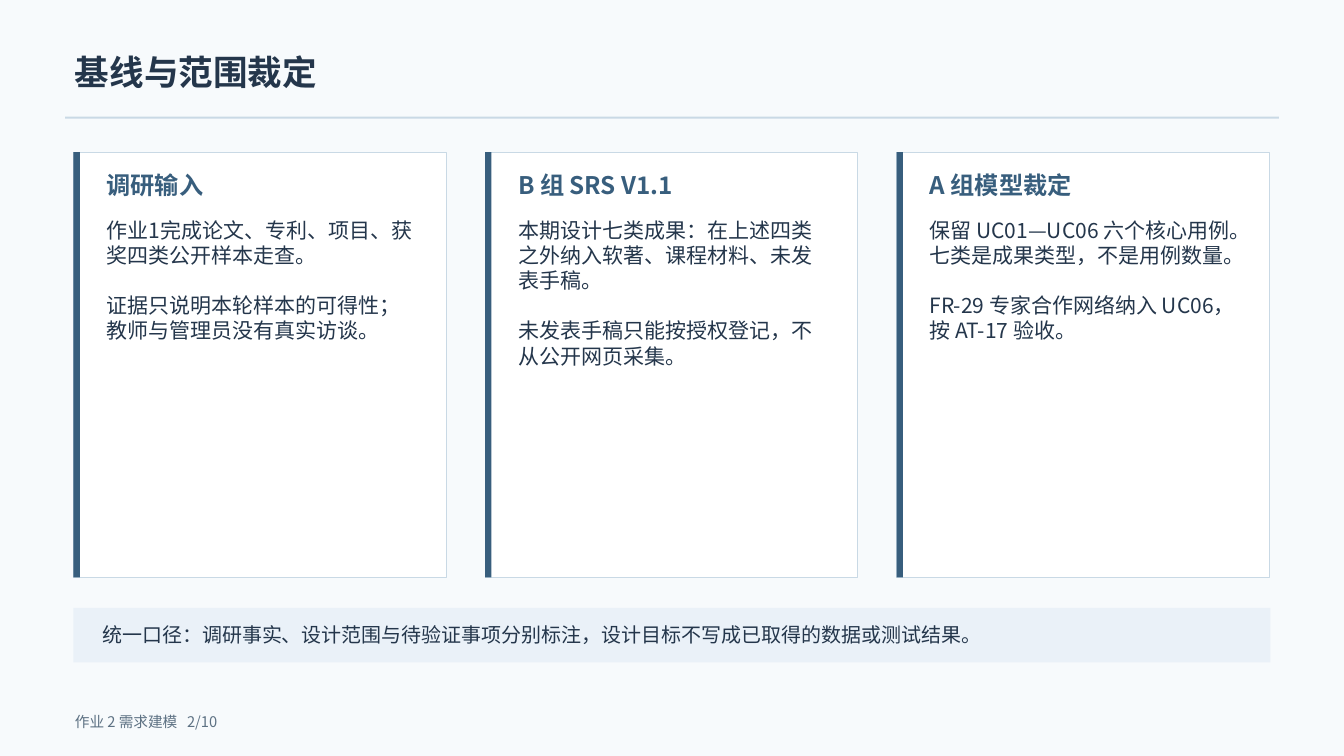
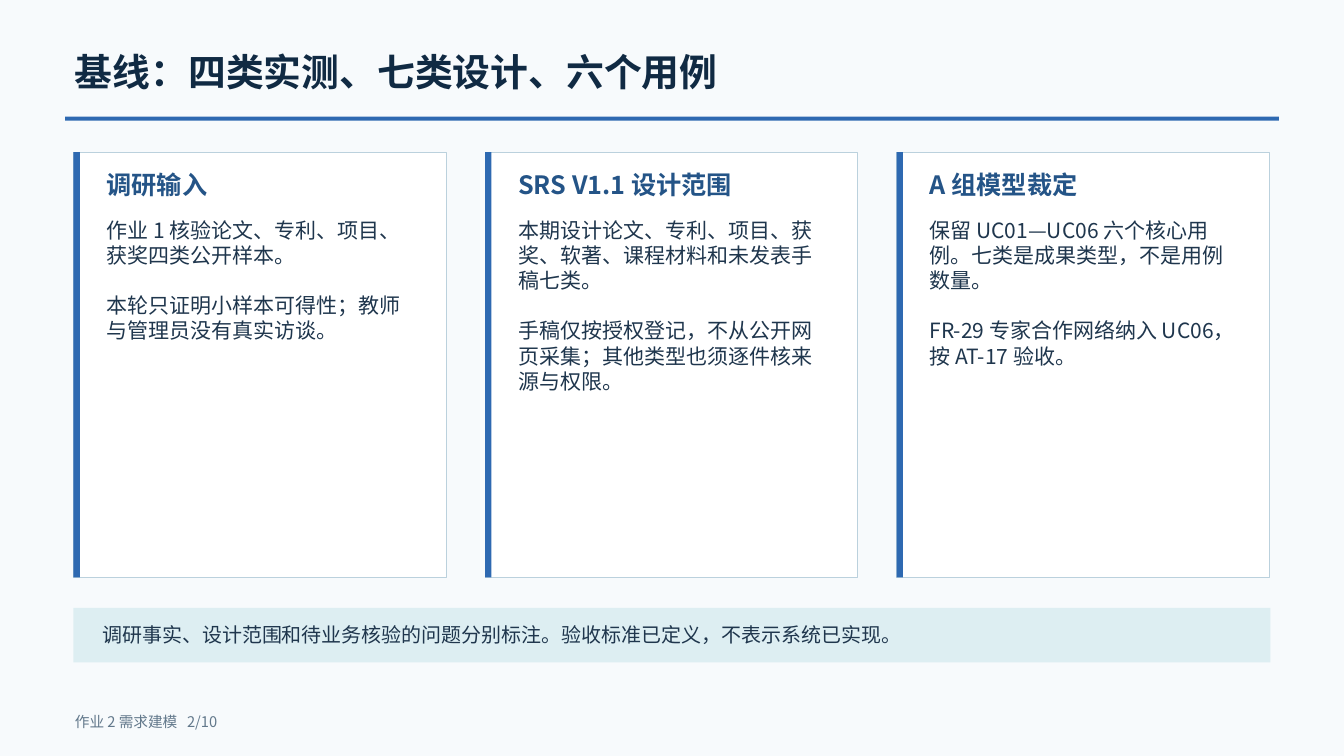
Before and after one commit to retepa1676767/ScholarShare, a slide deck: slide 2 of docs/需求建模/提交版/作业2-学术成果分享平台-需求建模汇报.pptx. Drawn at 1344x756 pixels with LibreOffice and Linux fonts; fonts in the diff are those of the drawing. Boxes give left, top, right and bottom in pixels: in the first picture for what was removed or moved away, otherwise in the second. Text is boxed around its words. In the diff, an @@ line names an element or a change of style, - is before the commit and + after.

```diff
--- a/docs/需求建模/提交版/作业2-学术成果分享平台-需求建模汇报.pptx
+++ b/docs/需求建模/提交版/作业2-学术成果分享平台-需求建模汇报.pptx
@@ text at [75, 53, 718, 90]: text changed; size 24.8 to 27 pt; text colour #24364B to #102A43 @@
-基线与范围裁定
+基线：四类实测、七类设计、六个用例
@@ rectangle at [66, 117, 1279, 121]: fill #C9D9E5 to #2E69B1 @@
@@ text "调研输入" at [107, 172, 208, 197]: size 17.2 to 18 pt, text colour #385E7D to #245487 @@
@@ text at [518, 172, 732, 197]: text changed; size 17.2 to 18 pt; text colour #385E7D to #245487 @@
-B 组 SRS V1.1
+SRS V1.1 设计范围
@@ outline #C9D9E5 0.75 pt to #BBD1DD 0.75 pt in 3 elements at [74, 152, 447, 578], [485, 152, 858, 578], [897, 152, 1270, 578] @@
@@ fill #385E7D to #2E69B1 in 3 elements at [74, 152, 80, 578], [485, 152, 491, 578], [897, 152, 903, 578] @@
@@ text "A 组模型裁定" at [930, 172, 1078, 196]: size 17.2 to 18 pt, text colour #385E7D to #245487 @@
@@ text at [107, 220, 401, 340]: text changed; text colour #24364B to #1F364D @@
-作业1完成论文、专利、项目、获奖四类公开样本走查。
-证据只说明本轮样本的可得性；教师与管理员没有真实访谈。
+作业 1 核验论文、专利、项目、获奖四类公开样本。
+本轮只证明小样本可得性；教师与管理员没有真实访谈。
@@ text at [518, 220, 812, 391]: text changed; text colour #24364B to #1F364D @@
-本期设计七类成果：在上述四类之外纳入软著、课程材料、未发表手稿。
-未发表手稿只能按授权登记，不从公开网页采集。
+本期设计论文、专利、项目、获奖、软著、课程材料和未发表手稿七类。
+手稿仅按授权登记，不从公开网页采集；其他类型也须逐件核来源与权限。
@@ text "保留 UC01—UC06 六个核心用例。七类是成果类型，不是用例数量。" at [930, 220, 1235, 366]: text colour #24364B to #1F364D @@
@@ rectangle at [74, 608, 1271, 662]: fill #EAF1F8 to #DDEEF2 @@
@@ text at [102, 625, 901, 644]: text changed; text colour #24364B to #1F364D @@
-统一口径：调研事实、设计范围与待验证事项分别标注，设计目标不写成已取得的数据或测试结果。
+调研事实、设计范围和待业务核验的问题分别标注。验收标准已定义，不表示系统已实现。
```
Also in this commit, not shown: 9 other slides changed, 1 other file.
